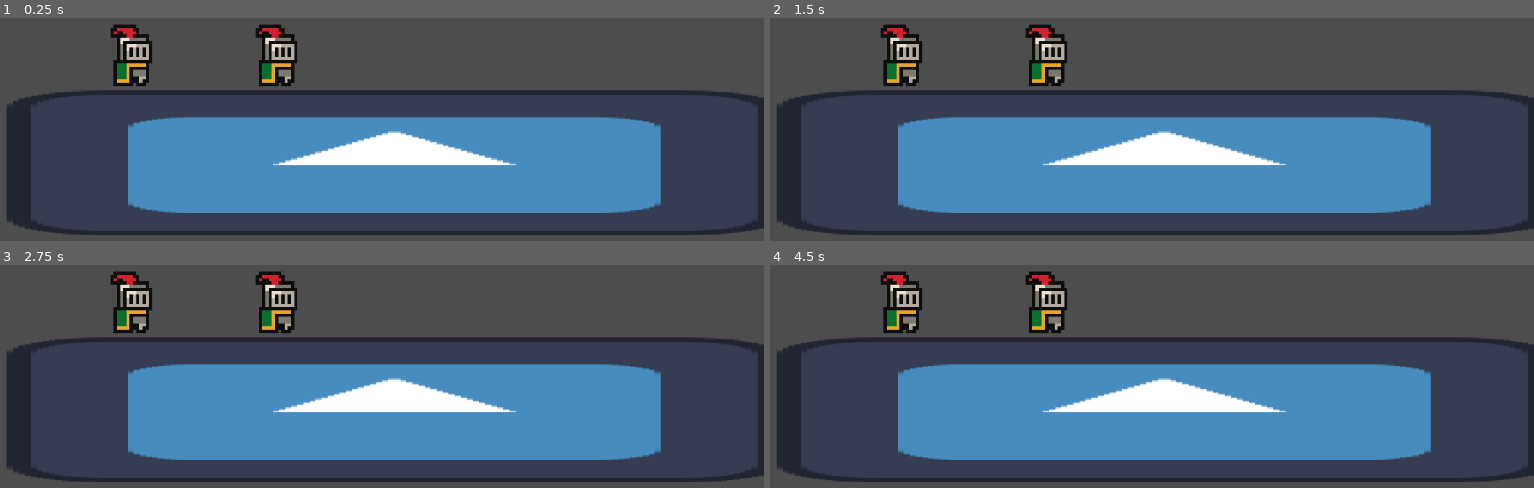
Above: before the commit, frames 1-4 (two rows, left to right).
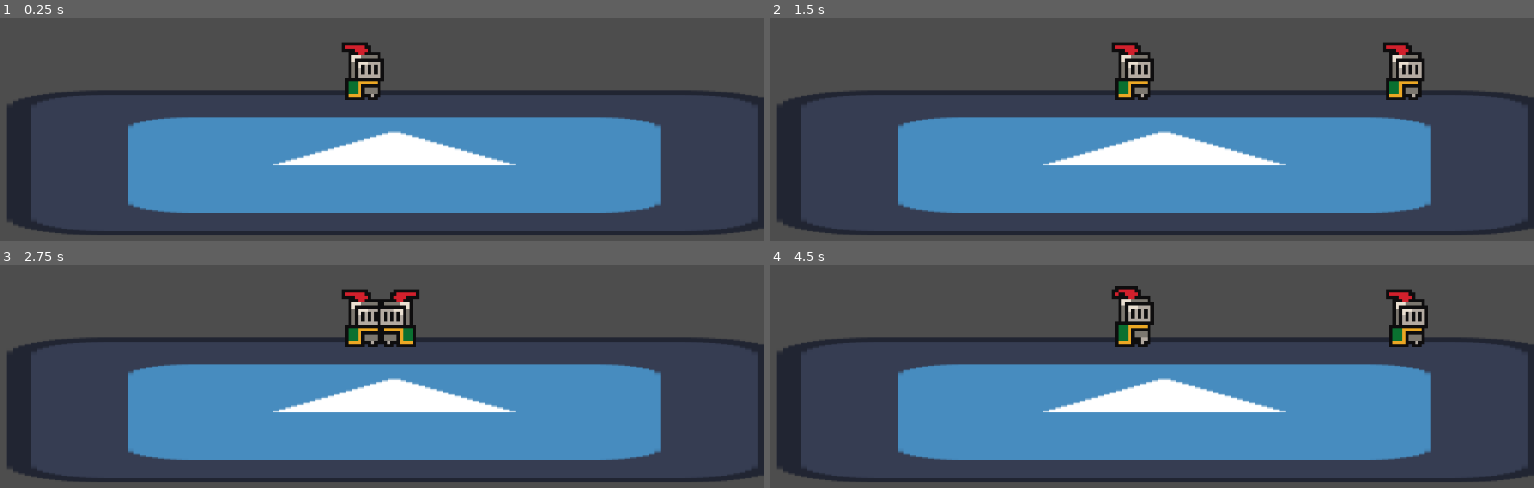
Above: after the commit, the same moments.

Repository: jible/Platform-fighter
Game: Godot game, scene res://scenes/helper_scenes/play_scene.tscn
The game is run twice, just before and just after one commit, with the same random seed, the same clock (stepped at 60 frames per second) and the same inputs. Before the commit the project starts from res://scenes/helper_scenes/test_scene.tscn. The engine's default icon, where the game draws it, is replaced by a stand-in: a white triangle on a blue panel in a dark square.
Inputs:
- Up to frame 1 (0.25 s): no input
- Up to frame 2 (1.5 s): tap Enter at 0.5 s; hold D (move_right) from 0.53 s (still down); tap Shift at 0.6 s; tap Space at 0.77 s; tap E at 1.35 s
- Up to frame 3 (2.75 s): tap Space at 1.52 s; release D (move_right) at 2.03 s; hold A (move_left) from 2.03 s (still down); tap Shift at 2.1 s
- Up to frame 4 (4.5 s): release A (move_left) at 2.78 s; hold D (move_right) 2.78-4.28 s; tap E at 2.85, 4.35 s; tap Space at 3.02, 3.77 s; tap Shift at 3.6 s; hold A (move_left) from 4.28 s (still down)

The runs differ from the first frame. In frame 1, 3.5% of the frame differs, in the area x 14-51%, y 2-37%; in frame 2, 4.6%; in frame 3, 4.5%; in frame 4, 4.7%, in the area x 14-87%, y 2-37%.
Error before the commit: Invalid call. Nonexistent function 'instance_stage' in base 'Nil'. (res://scenes/helper_scenes/play_scene.gd:14)

Commit message:
Players and stage now instanced during runtime

Diff:
--- a/platform-fighter/components/for_characters/base_character.gd
+++ b/platform-fighter/components/for_characters/base_character.gd
@@ -20,12 +20,34 @@
 @export var input_handler: InputHandler
 @export var direction_changer: DirectionChanger
 
+
+
+func _ready():
+	get_all_children()
+	print(all_decendants)
+	for decendant in all_decendants:
+		decendant.process_mode = Node.PROCESS_MODE_DISABLED
+		decendant.set_physics_process(false)
+
+
 var all_decendants : Array[Node]
-
 func configure_player(_team_number, _player_number):
 	team_number = _team_number
 	player_number = _player_number
-	all_decendants = find_children("")
+	var player_holder = get_parent()
+	play_scene_manager = player_holder.play_scene_manager
 	for child in all_decendants:
 		if child.has_method("configure"): child.configure()
+		child.process_mode = Node.PROCESS_MODE_ALWAYS
+		child.set_physics_process(true)
+
 	configured = true
+
+func get_all_children(parent = self):
+	if parent == null: return
+	if parent == self:
+		all_decendants = []
+	else:
+		all_decendants.append(parent)
+	for child in parent.get_children():
+		get_all_children(child)
--- a/platform-fighter/components/for_characters/reference_server.gd
+++ b/platform-fighter/components/for_characters/reference_server.gd
@@ -34,9 +34,11 @@
 	propogate_references(base_character)
 	return
 
-func propogate_references(parent):
+func propogate_references(parent: Node):
 	if parent == null:
 		return
+
+
 
 	for prop in get_property_list():
 		if not (prop.usage & PROPERTY_USAGE_EDITOR):
@@ -50,5 +52,4 @@
 
 	var children = parent.get_children(true)
 	for child in children:
-
 		propogate_references(child)
--- a/platform-fighter/components/for_scenes/character_holder.gd
+++ b/platform-fighter/components/for_scenes/character_holder.gd
@@ -2,9 +2,12 @@
 extends Node2D
 
 
+
 @export var play_scene_manager: PlaySceneManager
 @export var characters_to_instance: Array[CharacterSpawnPackage]
+@export var starting_positions = [ Vector2(-10, -20), Vector2(300, -20)]
 var players: Array[BaseCharacter] = []
+
 func instance_players():
 	for character_spawn_package in characters_to_instance:
 		var character_profile = character_spawn_package.character_profile
--- /dev/null
+++ b/platform-fighter/components/for_scenes/stage_base_class.gd
@@ -0,0 +1,6 @@
+class_name Stage
+extends Node2D
+
+
+@export var spawn_positions: Array[Vector2]
+@export var show_spawn_positions: bool = false
--- a/platform-fighter/components/for_scenes/stage_holder.gd
+++ b/platform-fighter/components/for_scenes/stage_holder.gd
@@ -1,7 +1,7 @@
 class_name StageHolder
 extends Node2D
 
-@export var stage_path: String = ""
+@export var stage_path: String = "res://scenes/stages/test_stage.tscn"
 var stage: Node
 
 func instance_stage():
@@ -9,4 +9,5 @@
 	var instance = scene.instantiate()
 	add_child(instance)
 	instance.name = "stage"
+	instance.position = Vector2.ZERO
 	stage = instance
--- a/platform-fighter/project.godot
+++ b/platform-fighter/project.godot
@@ -11,7 +11,7 @@
 [application]
 
 config/name="platform fighter"
-run/main_scene="uid://bu3j6k8wggx17"
+run/main_scene="uid://mbd7hr8paxe0"
 config/features=PackedStringArray("4.5", "Forward Plus")
 config/icon="res://assets/images/icon.svg"
 
--- a/platform-fighter/scenes/helper_scenes/play_scene.tscn
+++ b/platform-fighter/scenes/helper_scenes/play_scene.tscn
@@ -1,15 +1,31 @@
-[gd_scene load_steps=6 format=3 uid="uid://mbd7hr8paxe0"]
+[gd_scene load_steps=10 format=3 uid="uid://mbd7hr8paxe0"]
 
 [ext_resource type="Script" uid="uid://b1g2yvibmsn5v" path="res://characters/input_manager.gd" id="1_m1edv"]
 [ext_resource type="Script" uid="uid://dr5leuuafn8o0" path="res://scenes/helper_scenes/play_scene.gd" id="1_wklqy"]
 [ext_resource type="Script" uid="uid://bu4xmull0njfa" path="res://components/for_scenes/stage_holder.gd" id="2_tk78d"]
 [ext_resource type="Script" uid="uid://bu7dkeodqc58x" path="res://components/for_scenes/character_holder.gd" id="3_que2y"]
+[ext_resource type="Script" uid="uid://cts8w1ybgwjit" path="res://components/for_scenes/character_spawn_package.gd" id="4_0nyru"]
 [ext_resource type="Script" uid="uid://cm66823utepqk" path="res://components/for_scenes/debug_helper.gd" id="4_kdvgv"]
+[ext_resource type="Resource" uid="uid://wmqfm5khqbjm" path="res://characters/character_profiles/test_character_profile.tres" id="5_0fodh"]
 
-[node name="PlaySceneManager" type="Node2D" node_paths=PackedStringArray("camera", "input_manager")]
+[sub_resource type="Resource" id="Resource_k2aac"]
+script = ExtResource("4_0nyru")
+character_profile = ExtResource("5_0fodh")
+metadata/_custom_type_script = "uid://cts8w1ybgwjit"
+
+[sub_resource type="Resource" id="Resource_fq1qp"]
+script = ExtResource("4_0nyru")
+character_profile = ExtResource("5_0fodh")
+player_number = 1
+team_number = 1
+metadata/_custom_type_script = "uid://cts8w1ybgwjit"
+
+[node name="PlaySceneManager" type="Node2D" node_paths=PackedStringArray("camera", "input_manager", "stage_holder", "character_holder")]
 script = ExtResource("1_wklqy")
 camera = NodePath("Camera2D")
 input_manager = NodePath("InputManager")
+stage_holder = NodePath("StageHolder")
+character_holder = NodePath("CharacterHolder")
 
 [node name="Camera2D" type="Camera2D" parent="."]
 zoom = Vector2(0.31, 0.31)
@@ -17,11 +33,14 @@
 [node name="StageHolder" type="Node2D" parent="."]
 script = ExtResource("2_tk78d")
 
-[node name="CharacterHolder" type="Node2D" parent="."]
+[node name="CharacterHolder" type="Node2D" parent="." node_paths=PackedStringArray("play_scene_manager")]
 script = ExtResource("3_que2y")
+play_scene_manager = NodePath("..")
+characters_to_instance = Array[ExtResource("4_0nyru")]([SubResource("Resource_k2aac"), SubResource("Resource_fq1qp")])
 
 [node name="InputManager" type="Node" parent="."]
 script = ExtResource("1_m1edv")
+keyboard_char_num = 1
 
 [node name="DebugHelper" type="Node" parent="."]
 script = ExtResource("4_kdvgv")
--- a/platform-fighter/scenes/helper_scenes/test_scene.gd
+++ /dev/null
@@ -1 +0,0 @@
-extends Node2D
--- a/platform-fighter/scenes/helper_scenes/test_scene.tscn
+++ /dev/null
@@ -1,46 +0,0 @@
-[gd_scene load_steps=6 format=3 uid="uid://bu3j6k8wggx17"]
-
-[ext_resource type="Texture2D" uid="uid://dtk1g11hitpmo" path="res://assets/images/icon.svg" id="1_j8ivh"]
-[ext_resource type="Script" uid="uid://cg5i8bu2gpf66" path="res://scenes/helper_scenes/test_scene.gd" id="1_nd71p"]
-[ext_resource type="PackedScene" uid="uid://mbd7hr8paxe0" path="res://scenes/helper_scenes/play_scene.tscn" id="3_qjeyg"]
-[ext_resource type="PackedScene" uid="uid://dy4tuhm6pr8b3" path="res://characters/test_character/test_character.tscn" id="5_qjeyg"]
-
-[sub_resource type="RectangleShape2D" id="RectangleShape2D_7ddre"]
-size = Vector2(123, 120)
-
-[node name="TestScene" type="Node2D"]
-script = ExtResource("1_nd71p")
-
-[node name="PlayScene" parent="." instance=ExtResource("3_qjeyg")]
-
-[node name="InputManager" parent="PlayScene" index="1"]
-keyboard_char_num = 1
-
-[node name="TestCharacter" parent="PlayScene/CharacterHolder" index="0" node_paths=PackedStringArray("play_scene_manager") instance=ExtResource("5_qjeyg")]
-position = Vector2(-401.505, -52)
-play_scene_manager = NodePath("../..")
-
-[node name="TestCharacter2" parent="PlayScene/CharacterHolder" index="1" node_paths=PackedStringArray("play_scene_manager") instance=ExtResource("5_qjeyg")]
-position = Vector2(-1077, -52)
-team_number = 1
-player_number = 1
-play_scene_manager = NodePath("../..")
-
-[node name="stage" type="StaticBody2D" parent="PlayScene"]
-position = Vector2(0, 108.765)
-scale = Vector2(4.415, 4.415)
-
-[node name="CollisionShape2D" type="CollisionShape2D" parent="PlayScene/stage"]
-position = Vector2(31.32, 85.48)
-scale = Vector2(6.38, 1.195)
-shape = SubResource("RectangleShape2D_7ddre")
-
-[node name="Icon" type="Sprite2D" parent="PlayScene/stage"]
-position = Vector2(31.32, 85.48)
-scale = Vector2(6.38, 1.195)
-texture = ExtResource("1_j8ivh")
-
-[connection signal="player_number_set" from="PlayScene/CharacterHolder/TestCharacter" to="PlayScene/CharacterHolder/TestCharacter/CharacterBody" method="_on_base_character_player_number_set"]
-[connection signal="player_number_set" from="PlayScene/CharacterHolder/TestCharacter2" to="PlayScene/CharacterHolder/TestCharacter2/CharacterBody" method="_on_base_character_player_number_set"]
-
-[editable path="PlayScene"]
--- /dev/null
+++ b/platform-fighter/scenes/stages/test_stage.gd
@@ -0,0 +1 @@
+extends Stage
--- a/platform-fighter/scenes/stages/test_stage.tscn
+++ b/platform-fighter/scenes/stages/test_stage.tscn
@@ -1,11 +1,13 @@
-[gd_scene load_steps=3 format=3 uid="uid://bv57u8g75hkaj"]
+[gd_scene load_steps=4 format=3 uid="uid://bv57u8g75hkaj"]
 
 [ext_resource type="Texture2D" uid="uid://dtk1g11hitpmo" path="res://assets/images/icon.svg" id="1_78alf"]
+[ext_resource type="Script" uid="uid://dkgsy65qvrv5b" path="res://scenes/stages/test_stage.gd" id="1_u63yl"]
 
 [sub_resource type="RectangleShape2D" id="RectangleShape2D_u63yl"]
 size = Vector2(123, 120)
 
 [node name="TestStage" type="Node2D"]
+script = ExtResource("1_u63yl")
 
 [node name="stage" type="StaticBody2D" parent="."]
 position = Vector2(0, 108.765)
Not shown, added: platform-fighter/components/for_scenes/stage_base_class.gd.uid
Not shown, removed: platform-fighter/scenes/helper_scenes/test_scene.gd.uid
Not shown, added: platform-fighter/scenes/stages/test_stage.gd.uid
